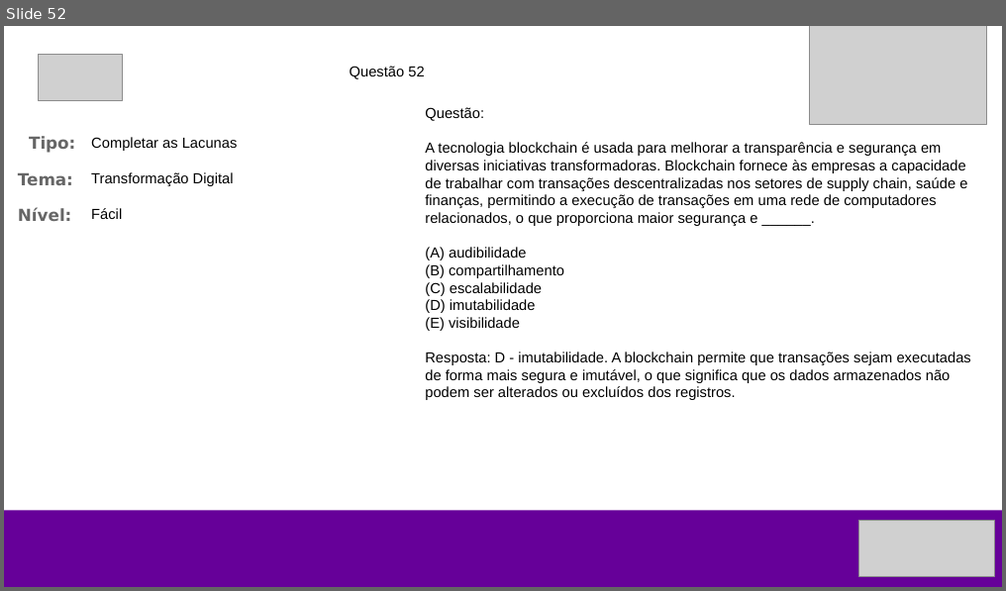
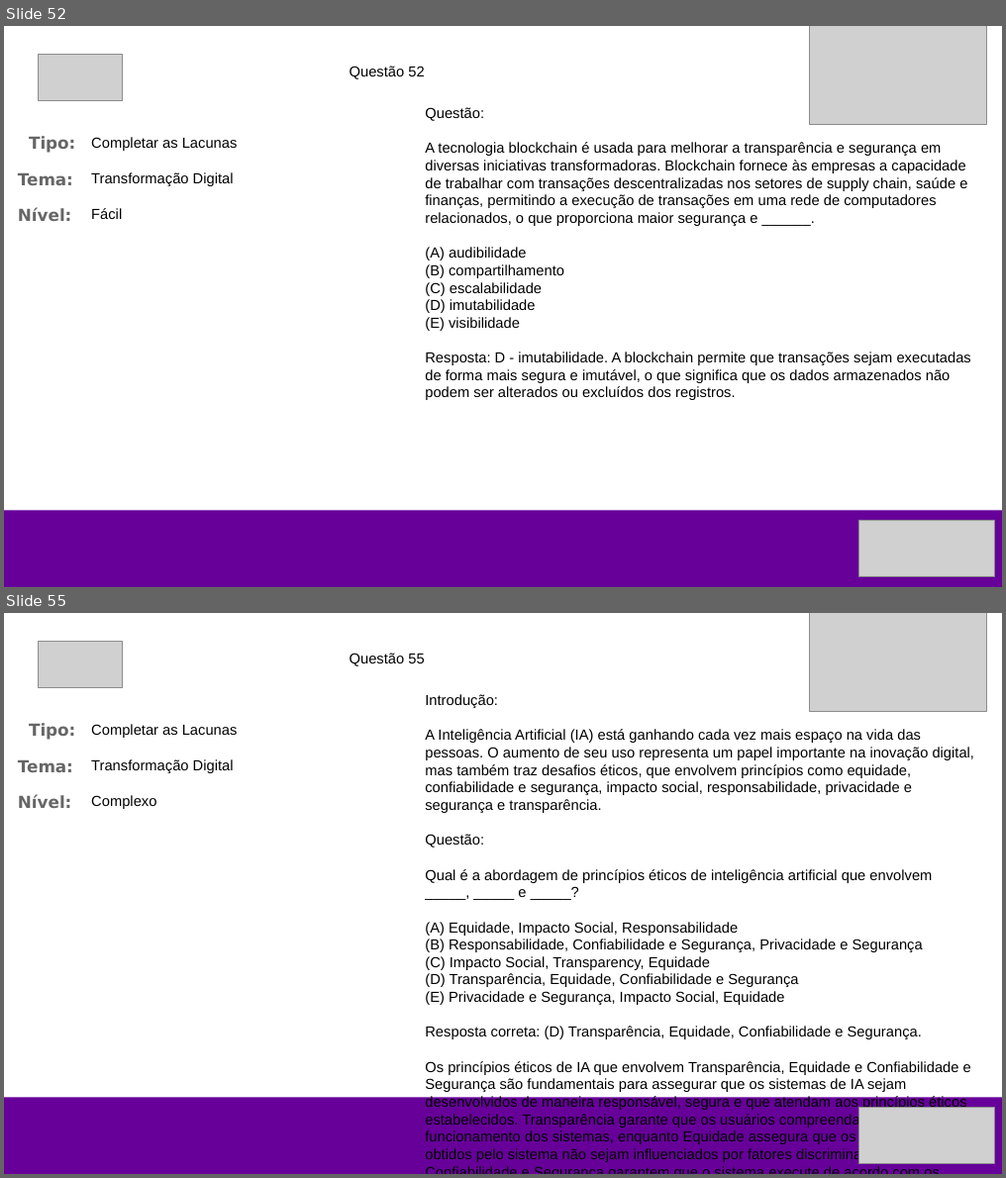
Before and after one commit to wvcode/ds-kbd, a slide deck: questoes.pptx. Shown one above the other, each under a label of ours: slide 52 before the commit, slides 52 and 55 after it; the slides between them are not shown. The pictures are 1006x591 and 1006x1178 pixels, drawn with LibreOffice and Linux fonts; fonts in the diff are those of the drawing; grey boxes stand for pictures. Boxes give left, top, right and bottom in pixels: in the first picture for what was removed or moved away, otherwise in the second. Text is boxed around its words. In the diff, an @@ line names an element or a change of style, - is before the commit and + after.

```diff
--- a/questoes.pptx
+++ b/questoes.pptx
@@ slide 55 added at box(4, 613, 1002, 1174), background #FFFFFF @@
@@ picture added at box(38, 642, 122, 688) @@
@@ picture added at box(810, 613, 986, 711) @@
@@ text added at box(350, 653, 424, 666), 14 pt, text #000000 @@
+Questão 55
@@ text added at box(425, 694, 975, 1162), 14 pt, text #000000 @@
+Introdução:
+A Inteligência Artificial (IA) está ganhando cada vez mais espaço na vida das pessoas. O aumento de seu uso representa um papel importante na inovação digital, mas também traz desafios éticos, que envolvem princípios como equidade, conﬁabilidade e segurança, impacto social, responsabilidade, privacidade e segurança e transparência.
+Questão:
+Qual é a abordagem de princípios éticos de inteligência artificial que envolvem _____, _____ e _____?
+(A) Equidade, Impacto Social, Responsabilidade
+(B) Responsabilidade, Conﬁabilidade e Segurança, Privacidade e Segurança
+(C) Impacto Social, Transparency, Equidade
+(D) Transparência, Equidade, Conﬁabilidade e Segurança
+(E) Privacidade e Segurança, Impacto Social, Equidade
+Resposta correta: (D) Transparência, Equidade, Conﬁabilidade e Segurança.
+Os princípios éticos de IA que envolvem Transparência, Equidade e Conﬁabilidade e Segurança são fundamentais para assegurar que os sistemas de IA sejam desenvolvidos de maneira responsável, segura e que atendam aos princípios éticos estabelecidos. Transparência garante que os usuários compreendam o funcionamento dos sistemas, enquanto Equidade assegura que os resultados obtidos pelo sistema não sejam influenciados por fatores discriminatórios. Por fim, Conﬁabilidade e Segurança garantem que o sistema execute de acordo com os resultados esperados, sem sofrer falhas ou mau uso.
@@ text added at box(29, 723, 75, 740), 16 pt, text #666666, bold @@
+Tipo:
@@ text added at box(91, 724, 238, 738), 14 pt, text #000000 @@
+Completar as Lacunas
@@ text added at box(18, 761, 73, 772), 16 pt, text #666666, bold @@
+Tema:
@@ text added at box(91, 760, 234, 773), 14 pt, text #000000 @@
+Transformação Digital
@@ text added at box(18, 795, 71, 808), 16 pt, text #666666, bold @@
+Nível:
@@ text added at box(91, 795, 156, 809), 14 pt, text #000000 @@
+Complexo
@@ rectangle added at box(4, 1097, 1002, 1174), fill #660099 @@
@@ picture added at box(859, 1108, 994, 1164) @@
```
Also in this commit, not shown: 66 other slides added, 8 other files.
